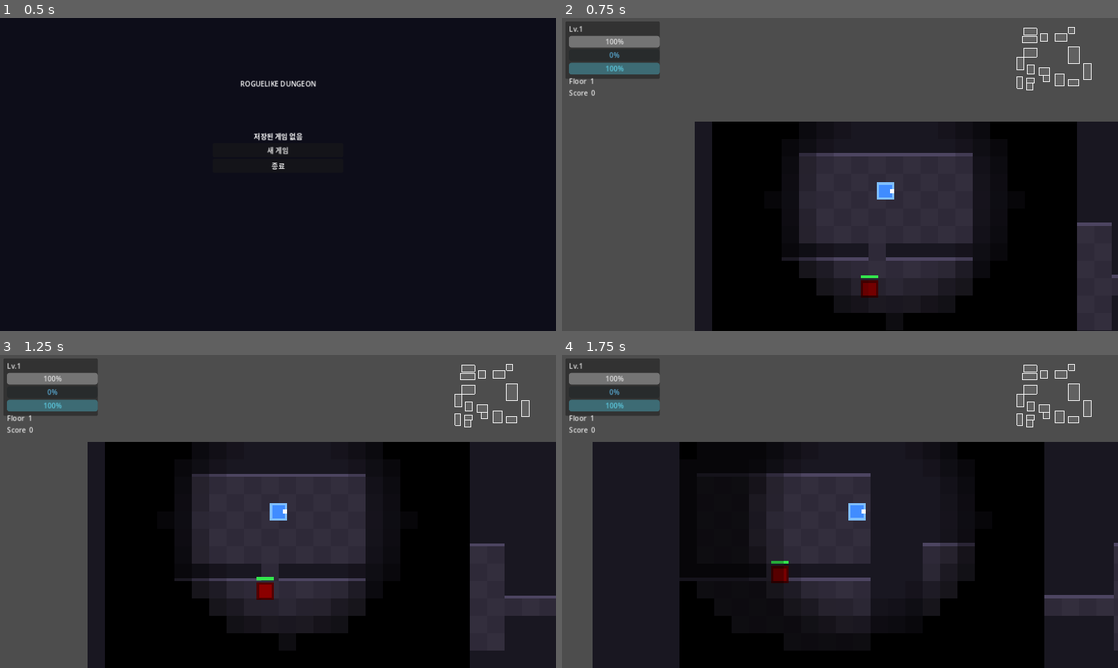
Above: before the commit, frames 1-4 (two rows, left to right).
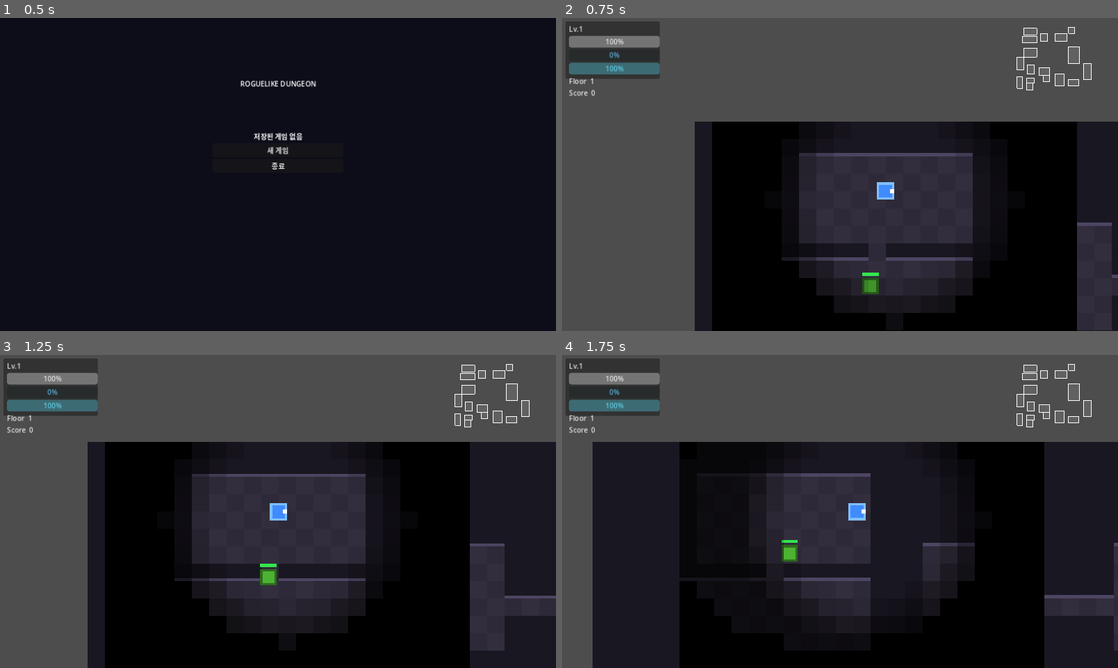
Above: after the commit, the same moments.

Repository: sin857000-code/Valid
Game: Godot game, scene res://scenes/ui/main_menu.tscn
Same seed, same stepped clock (60 frames per second), same inputs: the game is played once before the commit and once after it.
Inputs:
- Up to frame 1 (0.5 s): no input
- Up to frame 2 (0.75 s): click "새 게임" at 0.5 s
- Up to frame 3 (1.25 s): no input
- Up to frame 4 (1.75 s): tap Enter (ui_accept) at 1.25, 1.52 s; hold Right (ui_right) from 1.28 s (still down)

Frame 1 is identical in both runs. In frame 2, 0.2% of the frame differs, in the area x 53-57%, y 81-90%; in frame 3, 0.3%; in frame 4, 0.4%, in the area x 37-43%, y 59-73%.

Commit message:
Cycle 3: floor themes, knockback, swarm enemy, loot drops
- dungeon_renderer: 4 color themes cycling by floor range (cave/dungeon/crypt/hell)
- enemy_base: knockback impulse on take_damage with source_pos
- player: pass global_position as source_pos to enemy take_damage
- enemy_swarm: new enemy that splits into 2 minis on death; uses dungeon.register_enemy for proper count tracking
- dungeon: 18% loot drop chance on enemy death; register_enemy helper; dungeon group for scene tree lookup

https://claude.ai/code/session_01W1t3cyazDUadMr1eE4hi94

Diff:
--- a/roguelike/scripts/enemies/enemy_base.gd
+++ b/roguelike/scripts/enemies/enemy_base.gd
@@ -54,7 +54,7 @@
 
 	move_and_slide()
 
-func take_damage(amount: int) -> void:
+func take_damage(amount: int, source_pos: Vector2 = Vector2.ZERO) -> void:
 	if _dying:
 		return
 	current_health -= amount
@@ -62,7 +62,10 @@
 	_visual.update_hp(float(current_health) / float(max_health))
 	_visual.flash_hit()
 
-	# 데미지 숫자 표시
+	if source_pos != Vector2.ZERO:
+		var kb_dir = (global_position - source_pos).normalized()
+		velocity += kb_dir * 180.0
+
 	var dn = load("res://scripts/ui/damage_number.gd")
 	dn.spawn(get_parent(), global_position, amount)
 
--- /dev/null
+++ b/roguelike/scripts/enemies/enemy_swarm.gd
@@ -0,0 +1,53 @@
+extends "res://scripts/enemies/enemy_base.gd"
+
+var _is_split: bool = false
+
+func _ready() -> void:
+	if _is_split:
+		max_health = 8
+		move_speed = 110.0
+		attack_damage = 2
+		exp_reward = 4
+		body_color = Color(0.9, 0.75, 0.2)
+		body_size = 8
+	else:
+		max_health = 20
+		move_speed = 90.0
+		attack_damage = 4
+		exp_reward = 8
+		body_color = Color(0.8, 0.6, 0.1)
+		body_size = 14
+	super._ready()
+
+func take_damage(amount: int, source_pos: Vector2 = Vector2.ZERO) -> void:
+	if _dying:
+		return
+	current_health -= amount
+	current_health = max(current_health, 0)
+	_visual.update_hp(float(current_health) / float(max_health))
+	_visual.flash_hit()
+
+	if source_pos != Vector2.ZERO:
+		var kb_dir = (global_position - source_pos).normalized()
+		velocity += kb_dir * 180.0
+
+	var dn = load("res://scripts/ui/damage_number.gd")
+	dn.spawn(get_parent(), global_position, amount)
+
+	if current_health == 0:
+		_dying = true
+		set_physics_process(false)
+		if not _is_split:
+			_spawn_splits()
+		_visual.death_anim(func(): enemy_died.emit(self); queue_free())
+
+func _spawn_splits() -> void:
+	var dungeon = get_tree().get_first_node_in_group("dungeon")
+	if dungeon == null:
+		return
+	for i in range(2):
+		var mini = CharacterBody2D.new()
+		mini.set_script(load("res://scripts/enemies/enemy_swarm.gd"))
+		mini._is_split = true
+		dungeon.register_enemy(mini)
+		mini.global_position = global_position + Vector2(randf_range(-14, 14), randf_range(-14, 14))
--- a/roguelike/scripts/maps/dungeon.gd
+++ b/roguelike/scripts/maps/dungeon.gd
@@ -7,6 +7,7 @@
 	"res://scripts/enemies/enemy_ranged.gd",
 	"res://scripts/enemies/enemy_exploder.gd",
 	"res://scripts/enemies/enemy_poison.gd",
+	"res://scripts/enemies/enemy_swarm.gd",
 ]
 const ITEM_SCRIPTS = [
 	"res://scripts/items/item_health_potion.gd",
@@ -36,6 +37,7 @@
 var is_boss_floor: bool = false
 
 func _ready() -> void:
+	add_to_group("dungeon")
 	_spawn_player()
 	transition.fade_out()
 	_generate_floor()
@@ -99,6 +101,11 @@
 	enemy.set_script(script)
 	return enemy
 
+func register_enemy(enemy: Node) -> void:
+	entities.add_child(enemy)
+	enemy.enemy_died.connect(_on_enemy_died)
+	enemy_count += 1
+
 func _spawn_items() -> void:
 	for i in range(3):
 		var room = rooms[randi_range(1, rooms.size() - 1)]
@@ -118,6 +125,9 @@
 func _on_enemy_died(enemy: Node) -> void:
 	GameManager.add_score(enemy.exp_reward)
 	hud.update_score(GameManager.score)
+	if randf() < 0.18:
+		var drop_pos = enemy.global_position + Vector2(randf_range(-8, 8), randf_range(-8, 8))
+		_make_item(load(ITEM_SCRIPTS[randi() % ITEM_SCRIPTS.size()]), drop_pos)
 	enemy_count -= 1
 	if enemy_count <= 0:
 		GameManager.next_floor()
--- a/roguelike/scripts/maps/dungeon_renderer.gd
+++ b/roguelike/scripts/maps/dungeon_renderer.gd
@@ -1,21 +1,37 @@
 extends Node2D
 
-# TileMapLayer 대신 직접 그리는 맵 렌더러
 const TILE = 16
-const COLOR_FLOOR      = Color(0.18, 0.16, 0.22)
-const COLOR_FLOOR_ALT  = Color(0.20, 0.18, 0.24)
-const COLOR_WALL       = Color(0.10, 0.09, 0.13)
-const COLOR_WALL_TOP   = Color(0.30, 0.27, 0.38)
-const COLOR_BORDER     = Color(0.08, 0.07, 0.10)
 
-var _grid: Array = []   # 2D array of ints  0=wall 1=floor
+# Theme palettes indexed by floor range (0=cave, 1=dungeon, 2=crypt, 3=hell)
+const THEMES = [
+	# cave  (floors 1-5)
+	[Color(0.18, 0.16, 0.22), Color(0.20, 0.18, 0.24), Color(0.10, 0.09, 0.13), Color(0.30, 0.27, 0.38)],
+	# dungeon  (floors 6-10)
+	[Color(0.10, 0.18, 0.12), Color(0.12, 0.20, 0.14), Color(0.06, 0.10, 0.07), Color(0.20, 0.35, 0.22)],
+	# crypt  (floors 11-15)
+	[Color(0.10, 0.14, 0.22), Color(0.12, 0.16, 0.25), Color(0.06, 0.08, 0.14), Color(0.20, 0.28, 0.42)],
+	# hell  (floors 16+)
+	[Color(0.22, 0.10, 0.08), Color(0.24, 0.12, 0.09), Color(0.12, 0.05, 0.04), Color(0.42, 0.18, 0.12)],
+]
+
+var _grid: Array = []
 var _w: int = 0
 var _h: int = 0
+var _theme: Array = THEMES[0]
 
 func setup(grid: Array, w: int, h: int) -> void:
 	_grid = grid
 	_w = w
 	_h = h
+	var floor_num = GameManager.current_floor
+	if floor_num >= 16:
+		_theme = THEMES[3]
+	elif floor_num >= 11:
+		_theme = THEMES[2]
+	elif floor_num >= 6:
+		_theme = THEMES[1]
+	else:
+		_theme = THEMES[0]
 	queue_redraw()
 
 func _draw() -> void:
@@ -27,12 +43,11 @@
 			var rect = Rect2(x * TILE, y * TILE, TILE, TILE)
 			if val == 1:  # floor
 				var alt = (x + y) % 2 == 0
-				draw_rect(rect, COLOR_FLOOR_ALT if alt else COLOR_FLOOR)
+				draw_rect(rect, _theme[1] if alt else _theme[0])
 			else:         # wall
-				draw_rect(rect, COLOR_WALL)
-				# 윗면 하이라이트 (벽 입체감)
+				draw_rect(rect, _theme[2])
 				if y + 1 < _h and _grid[y + 1][x] == 1:
-					draw_rect(Rect2(x * TILE, y * TILE + TILE - 3, TILE, 3), COLOR_WALL_TOP)
+					draw_rect(Rect2(x * TILE, y * TILE + TILE - 3, TILE, 3), _theme[3])
 
 func world_to_tile(world_pos: Vector2) -> Vector2i:
 	return Vector2i(int(world_pos.x / TILE), int(world_pos.y / TILE))
--- a/roguelike/scripts/player/player.gd
+++ b/roguelike/scripts/player/player.gd
@@ -95,7 +95,7 @@
 	var attack_pos = global_position + facing * attack_range
 	for body in get_tree().get_nodes_in_group("enemy"):
 		if body.global_position.distance_to(attack_pos) < attack_range:
-			body.take_damage(attack_damage)
+			body.take_damage(attack_damage, global_position)
 
 func take_damage(amount: int) -> void:
 	if _is_dashing:
